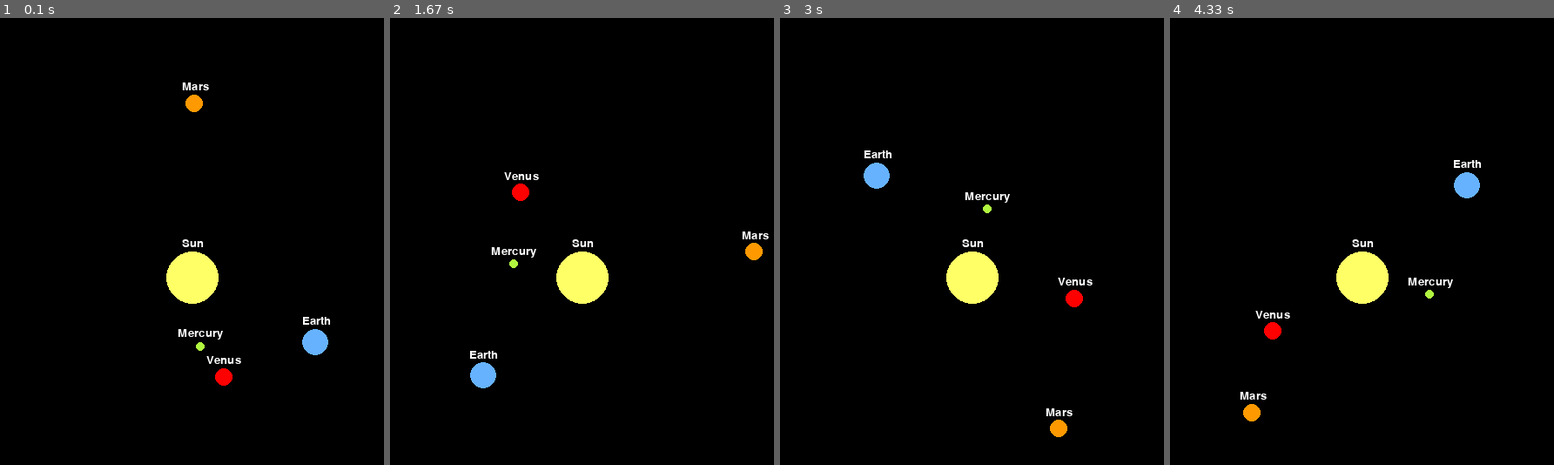
Above: before the commit, frames 1-4 (left to right).
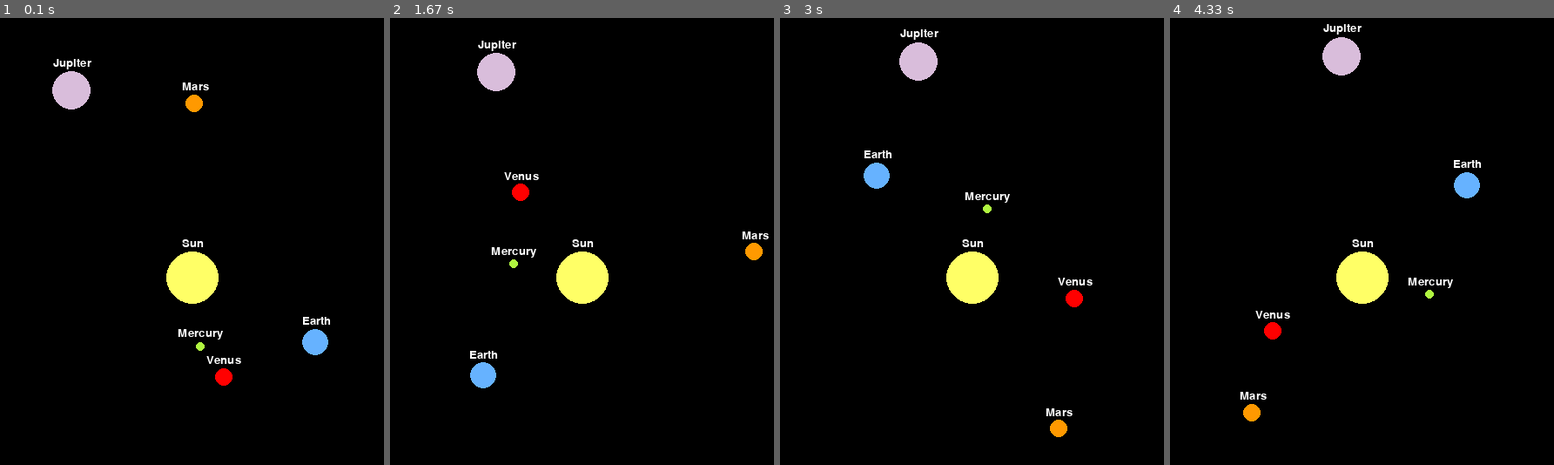
Above: after the commit, the same moments.

Repository: the-akira/PyGameDev
Game: pygame game, started from Exemplos/Chaos/planets.py
Same seed, same stepped clock (60 frames per second), same inputs: the game is played once before the commit and once after it.
Inputs:
- Up to frame 1 (0.1 s): no input
- Up to frame 2 (1.67 s): no input
- Up to frame 3 (3 s): no input
- Up to frame 4 (4.33 s): no input

The runs differ from the first frame. In frame 1, 0.8% of the frame differs, in the area x 13-24%, y 9-21%; in frame 2, 0.8%; in frame 3, 0.8%; in frame 4, 0.8%.

Commit message:
Planet Jupiter Added

Diff:
--- a/Exemplos/Chaos/planets.py
+++ b/Exemplos/Chaos/planets.py
@@ -13,12 +13,13 @@
 
 # Define colors
 black = (0, 0, 0)
+white = (255, 255, 255)
 yellow = (255, 255, 102)
 orange = (255, 153, 0)
 red = (255, 0, 0)
 blue = (102, 178, 255)
 green = (176, 245, 64)
-white = (255, 255, 255)
+pink = (217, 189, 219)
 
 # Define classes
 class Planet:
@@ -45,8 +46,9 @@
 venus = Planet("Venus", 10, red, 120, 0.03)
 earth = Planet("Earth", 15, blue, 160, 0.02)
 mars = Planet("Mars", 10, orange, 200, 0.015)
+jupiter = Planet("Jupiter", 22, pink, 255, 0.0019)
 
-planets = [sun, mercury, venus, earth, mars]
+planets = [sun, mercury, venus, earth, mars, jupiter]
 
 # Game loop
 running = True
